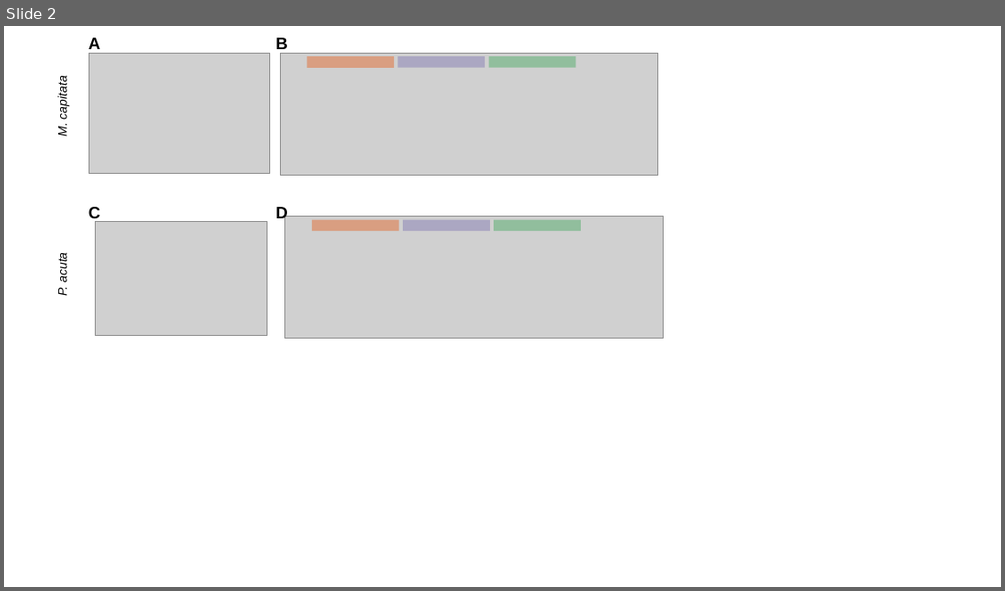
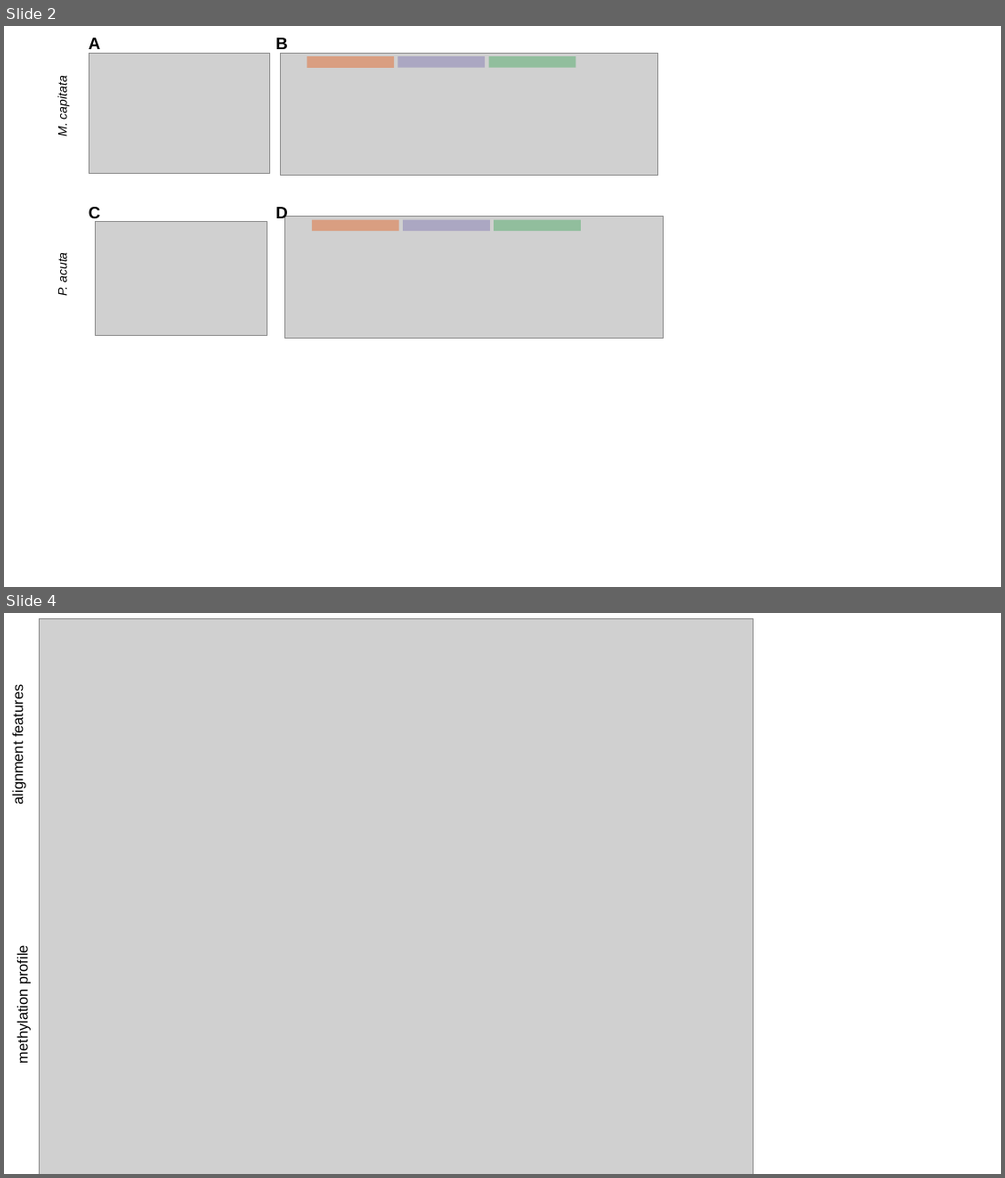
Before and after one commit to hputnam/Meth_Compare, a slide deck: analyses/Coverage_analysis/Genome_CpG_coverage_analysis.pptx. Shown one above the other, each under a label of ours: slide 2 before the commit, slides 2 and 4 after it; the slides between them are not shown. The pictures are 1005x591 and 1005x1178 pixels, drawn with LibreOffice and Linux fonts; fonts in the diff are those of the drawing; grey boxes stand for pictures. Boxes give left, top, right and bottom in pixels: in the first picture for what was removed or moved away, otherwise in the second. Text is boxed around its words. In the diff, an @@ line names an element or a change of style, - is before the commit and + after.

```diff
--- a/analyses/Coverage_analysis/Genome_CpG_coverage_analysis.pptx
+++ b/analyses/Coverage_analysis/Genome_CpG_coverage_analysis.pptx
@@ slide 4 added at (x1=4, y1=613, x2=1001, y2=1174), background #FFFFFF @@
@@ picture added at (x1=39, y1=618, x2=753, y2=1174) @@
@@ text added at (x1=10, y1=690, x2=26, y2=803), 14 pt, text #000000 @@
+alignment features
@@ text added at (x1=15, y1=949, x2=31, y2=1062), 14 pt, text #000000 @@
+methylation profile
```
Also in this commit, not shown: 1 slide changed, 1 other slide added, 11 other files.
